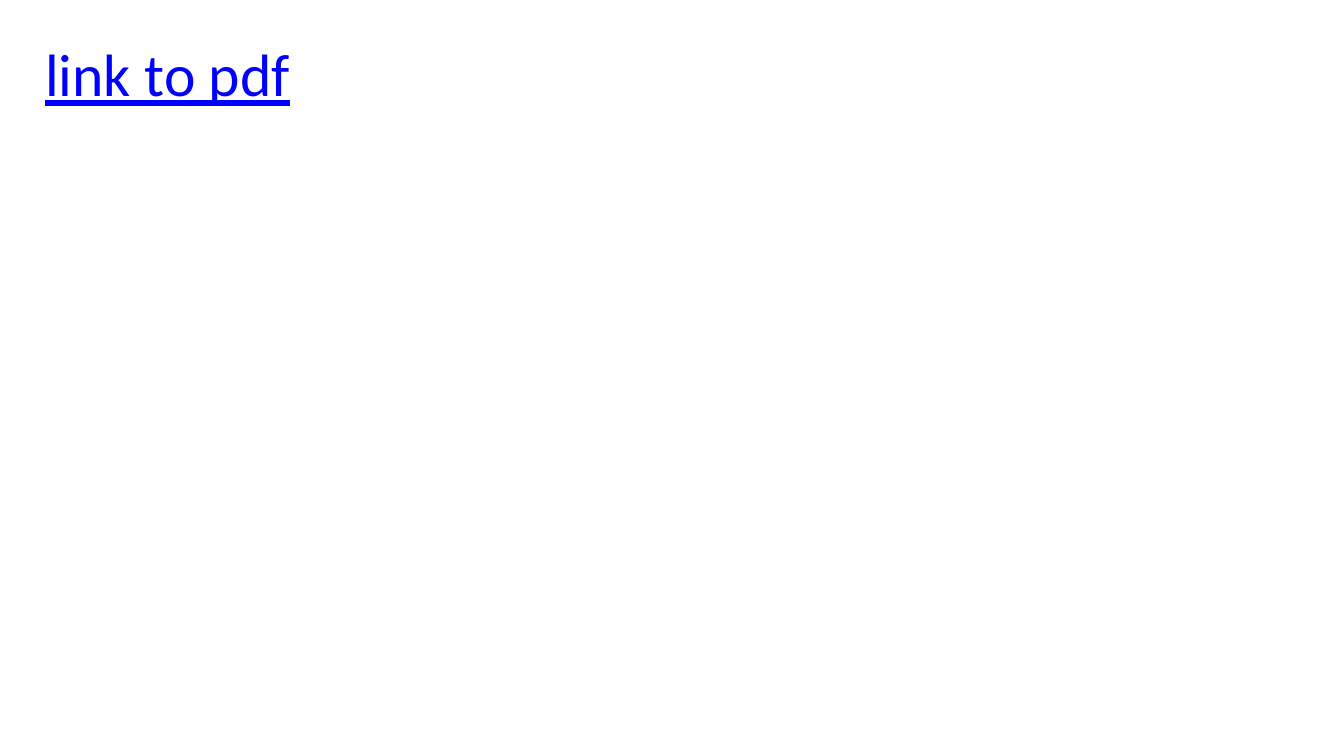
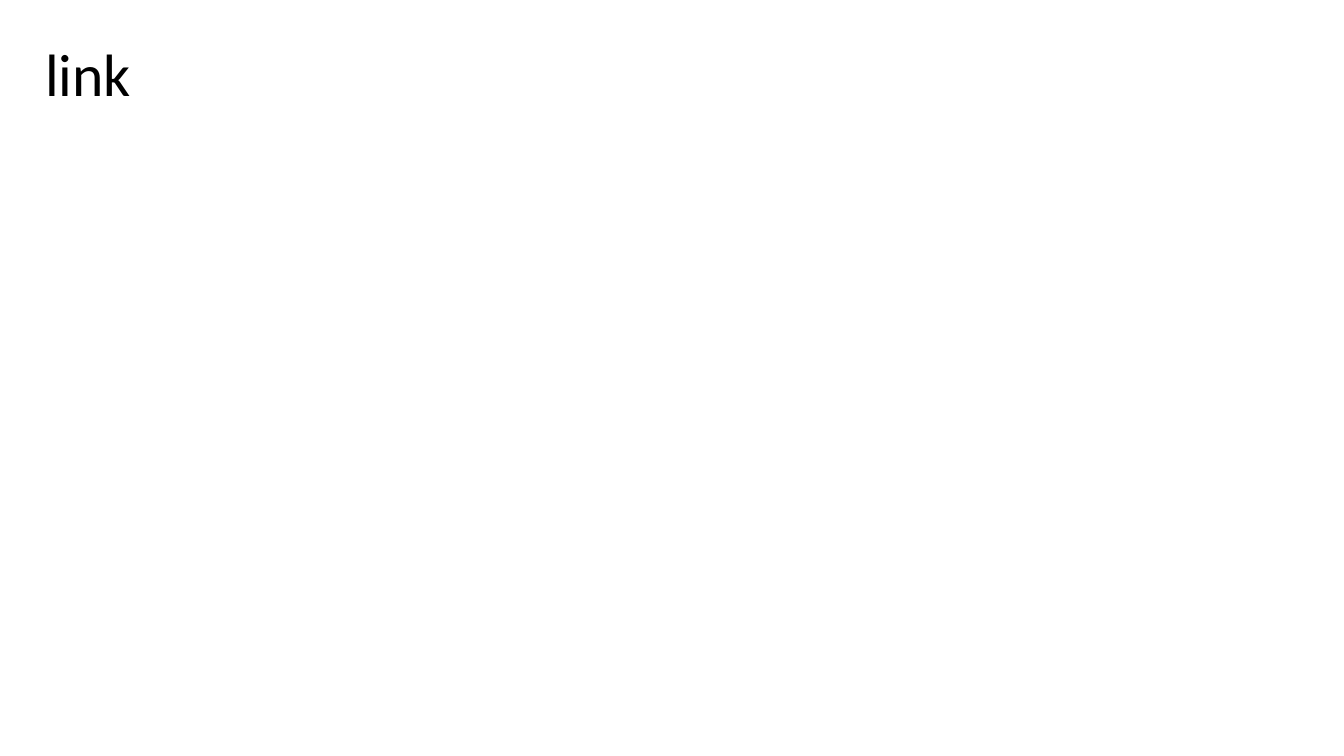
Before and after one commit to jennahamlin/GiGte, a slide deck: slide 4 of GiGte.pptx. Drawn at 1344x756 pixels with LibreOffice and Linux fonts; fonts in the diff are those of the drawing. Boxes give left, top, right and bottom in pixels: in the first picture for what was removed or moved away, otherwise in the second. Text is boxed around its words. In the diff, an @@ line names an element or a change of style, - is before the commit and + after.

```diff
--- a/GiGte.pptx
+++ b/GiGte.pptx
@@ text at bbox=[45, 54, 131, 96]: text changed; text colour #0000FF to #000000 @@
-link to pdf
+link
```
Also in this commit, not shown: 4 other slides changed, 3 slides added, 1 slide removed, 6 other files.
